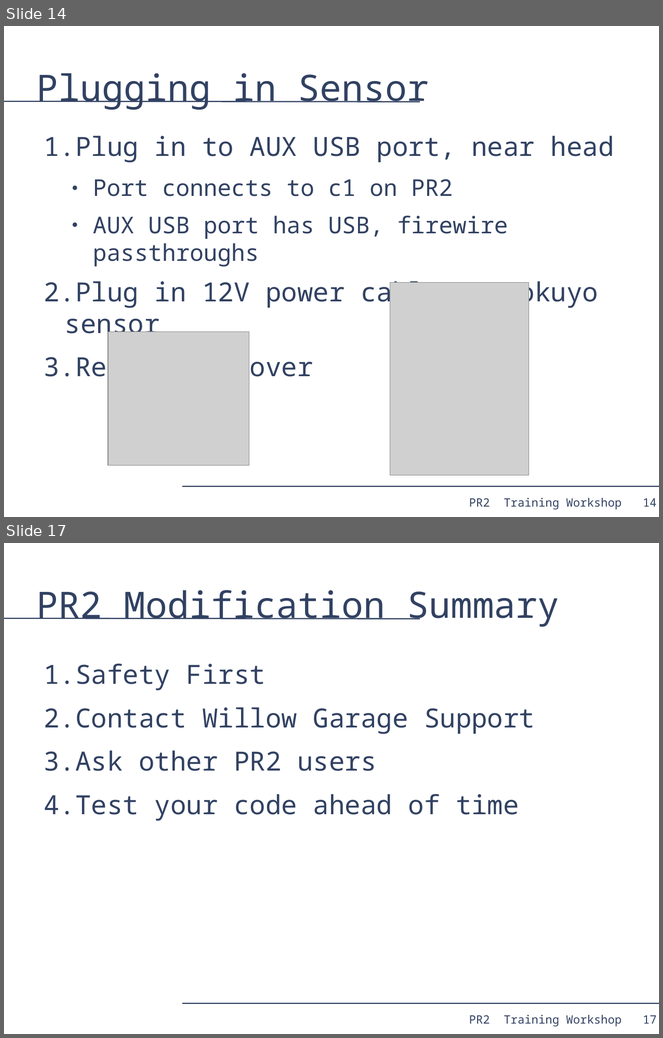
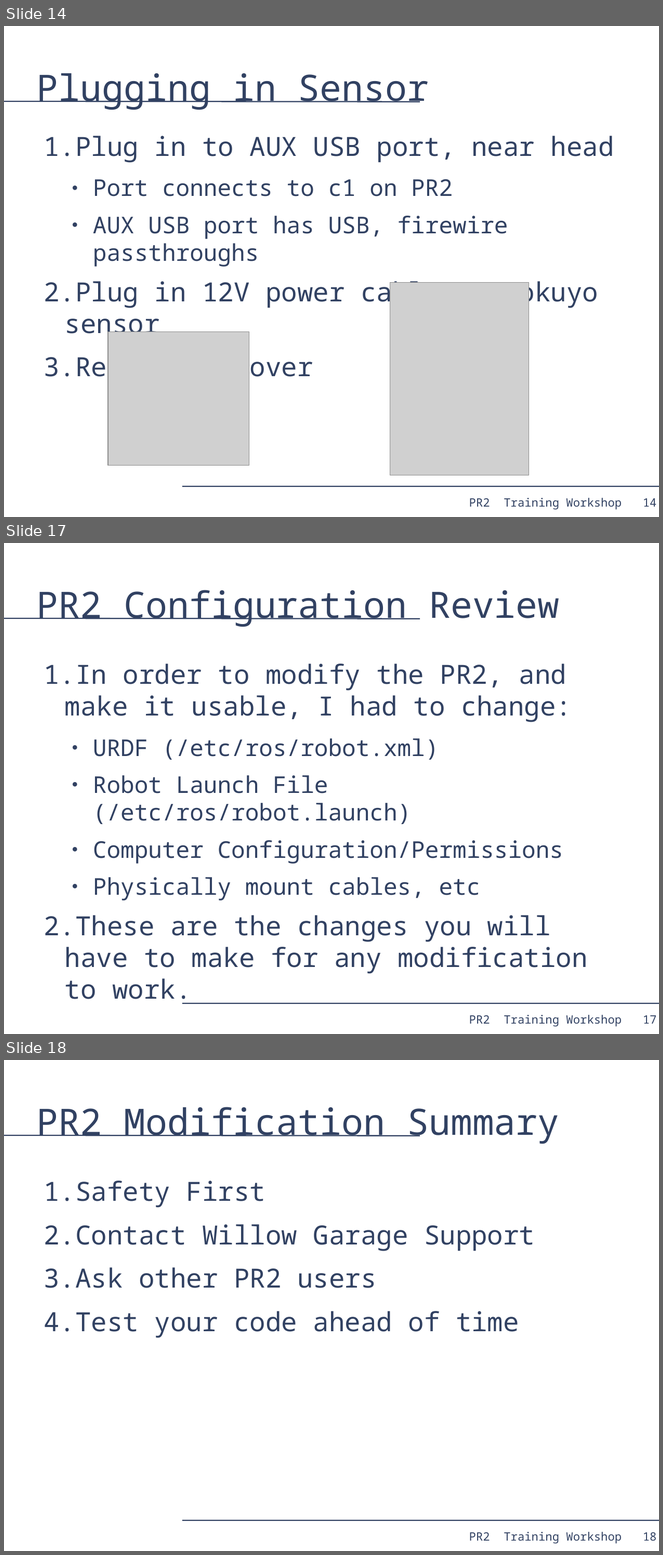
Before and after one commit to PR2/pr2_docs, a slide deck: pr2_training_workshop/modifying_pr2/adding_sensor.odp. Shown one above the other, each under a label of ours: slides 14 and 17 before the commit, slides 14, 17 and 18 after it; the slides between them are not shown. The pictures are 663x1038 and 663x1555 pixels, drawn with LibreOffice and Linux fonts; fonts in the diff are those of the drawing; grey boxes stand for pictures. Boxes give left, top, right and bottom in pixels: in the first picture for what was removed or moved away, otherwise in the second. Text is boxed around its words. In the diff, an @@ line names an element or a change of style, - is before the commit and + after.

```diff
--- a/pr2_training_workshop/modifying_pr2/adding_sensor.odp
+++ b/pr2_training_workshop/modifying_pr2/adding_sensor.odp
@@ slide 17 added at bbox=[4, 543, 659, 1034], background #FFFFFF; not listed: 4 template elements that a slide beside it also shows @@
@@ title added at bbox=[37, 590, 559, 627], 44 pt, text #314162 @@
+PR2 Configuration Review
@@ text added at bbox=[44, 664, 588, 974], 28 pt, text #314162 @@
+1. In order to modify the PR2, and make it usable, I had to change:
+  ● URDF (/etc/ros/robot.xml)
+  ● Robot Launch File (/etc/ros/robot.launch)
+  ● Computer Configuration/Permissions
+  ● Physically mount cables, etc
+2. These are the changes you will have to make for any modification to work.
@@ what was slide 17 is now slide 18 @@
@@ page number at bbox=[643, 1533, 657, 1542]: text changed @@
-17
+18
```
Also in this commit, not shown: 9 slides changed.
